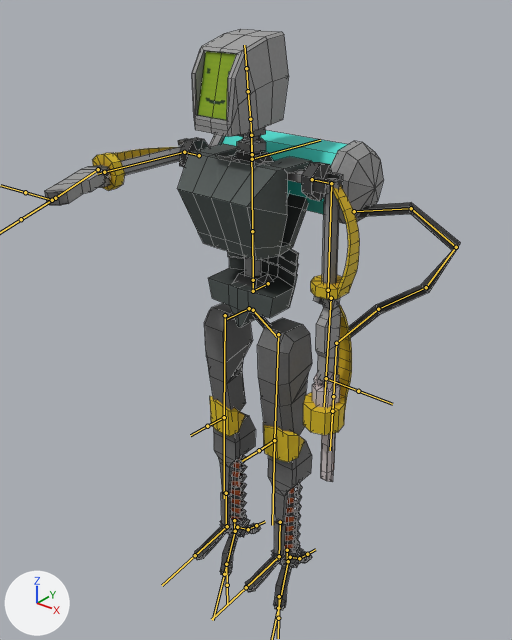
A saved change to the FBX model Hide and Seek Prototype/Assets/Models/Characters/Player/punch animation.fbx.
The view is the same before and after, from a 50 mm lens placed at (1.48, -1.82, 2.35), pointed at (0.07, -0.05, 1.25). The axes (+X, +Y, +Z) are drawn at lower left. The lights are the same throughout. Both versions are drawn at frame 13 of the action 'Armature.001|Armature.001Action'; the numbers are the values there. The bones that bend it are drawn over the model as lines. Mesh edges are drawn as thin lines.

The first picture shows 'ROBOT', 'ROBOT.001'.
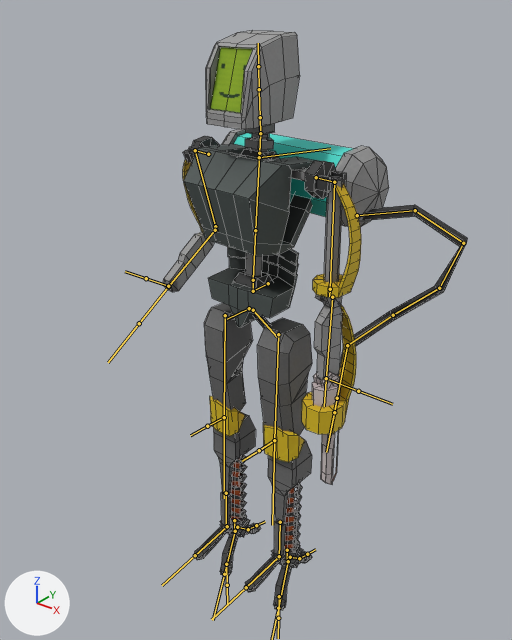
Commit message: Got unarmed punch player animation working

What the commit changed:
Bone 'waist' (bone_waist) turns from (1, 0, 0) to (-4, 0, 0) degrees about its own x, y and z.
Bone 'torso' (bone_torso) turns from (0, -3, 0) to (0, -6, 0) degrees about its own x, y and z.
Bone 'shoulder.r' (bone_shoulder_r) turns from (0, 90, 0) to (0, -26, 0) degrees about its own x, y and z.
Bone 'upper arm.r' (bone_upper_arm_r) turns from (0, 0, 0) to (8, 0, 0) degrees about its own x, y and z.
Bone 'elbow.r' (bone_elbow_r) turns from (0, -87, 0) to (0, 3, 0) degrees about its own x, y and z.
Bone 'lower arm.r' (bone_lower_arm_r) turns from (0, 0, 27) to (0, 0, 76) degrees about its own x, y and z.
Bone 'neck 2' (bone_neck_2) turns from (6, -1, 0) to (6, 5, 1) degrees about its own x, y and z.
Bone 'pipe 1' (bone_pipe_1) turns from (-15, 3, 10) to (-21, 8, 11) degrees about its own x, y and z.
Bone 'pipe 2' (bone_pipe_2) turns from (-10, -6, -48) to (-13, -2, -43) degrees about its own x, y and z.
Bone 'pipe 3' (bone_pipe_3) turns from (-12, -8, -76) to (-9, -1, -75) degrees about its own x, y and z.
Bone 'pipe 4' (bone_pipe_4) turns from (0, 4, -29) to (4, 7, -33) degrees about its own x, y and z.
Bone 'pipe 5' (bone_pipe_5) turns from (26, 9, 7) to (20, 12, 0) degrees about its own x, y and z.
Bone 'pipe 6' (bone_pipe_6) turns from (20, -4, 44) to (13, 6, 45) degrees about its own x, y and z.
Bone 'shoulder.l' (bone_shoulder_l) turns from (0, 1, 0) to (0, 5, 0) degrees about its own x, y and z.
Bone 'elbow.l' (bone_elbow_l) turns from (0, 0, 0) to (0, 11, 0) degrees about its own x, y and z.

Changed parts and their boxes (x1, y1, x2, y2) in the pictures (512 x 640 px):
'ROBOT', posed (27% narrower)
    before: (44, 130, 461, 610)
    after: (163, 129, 468, 610)
'ROBOT.001', posed
    before: (192, 29, 289, 154)
    after: (206, 30, 300, 152)
bone 'waist', root to tip
    before: (253, 280) to (252, 231)
    after: (253, 280) to (255, 230)
bone 'torso', root to tip
    before: (252, 231) to (251, 145)
    after: (255, 230) to (260, 143)
bone 'shoulder.r', root to tip
    before: (199, 155) to (184, 152)
    after: (208, 154) to (195, 150)
bone 'upper arm.r', root to tip
    before: (184, 152) to (104, 172)
    after: (195, 150) to (215, 226)
bone 'elbow.r', root to tip
    before: (104, 172) to (97, 174)
    after: (215, 226) to (217, 231)
bone 'lower arm.r', root to tip
    before: (98, 169) to (55, 198)
    after: (215, 230) to (168, 286)
bone 'neck 2', root to tip
    before: (251, 135) to (250, 119)
    after: (260, 133) to (260, 117)
bone 'pipe 1', root to tip
    before: (354, 211) to (411, 208)
    after: (357, 215) to (415, 210)
bone 'pipe 2', root to tip
    before: (411, 208) to (456, 247)
    after: (415, 210) to (463, 243)
bone 'pipe 3', root to tip
    before: (456, 247) to (426, 287)
    after: (463, 243) to (439, 288)
bone 'pipe 4', root to tip
    before: (426, 287) to (378, 309)
    after: (439, 288) to (393, 315)
bone 'pipe 5', root to tip
    before: (378, 309) to (336, 343)
    after: (393, 315) to (347, 345)
bone 'pipe 6', root to tip
    before: (336, 343) to (333, 396)
    after: (347, 345) to (337, 398)
bone 'shoulder.l', root to tip
    before: (312, 179) to (331, 183)
    after: (316, 177) to (334, 182)
bone 'elbow.l', root to tip
    before: (328, 290) to (328, 297)
    after: (330, 289) to (329, 296)
